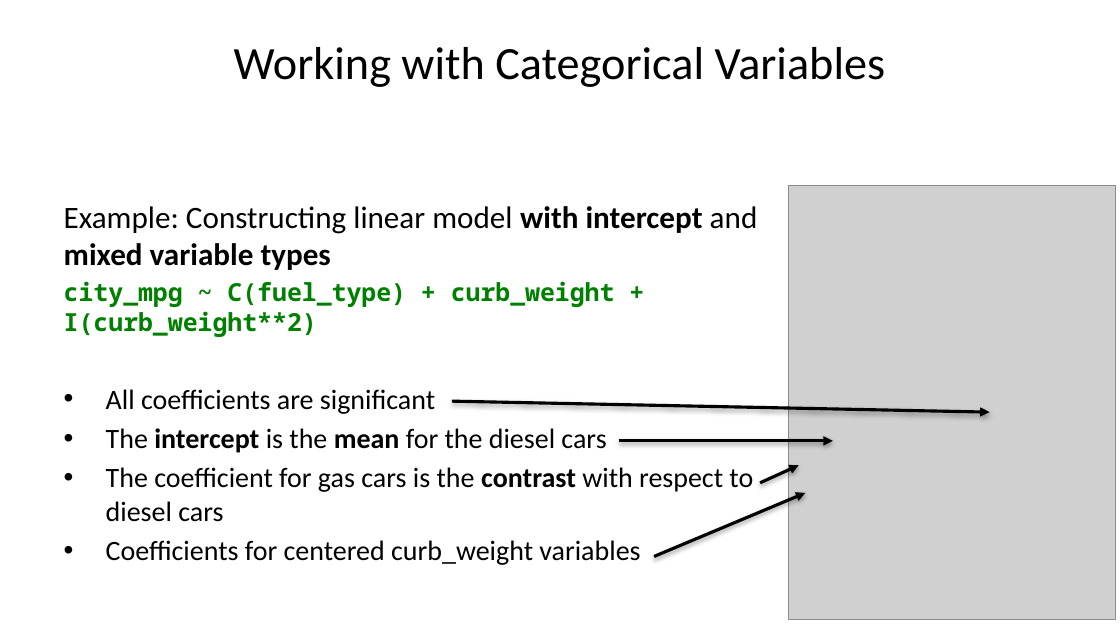
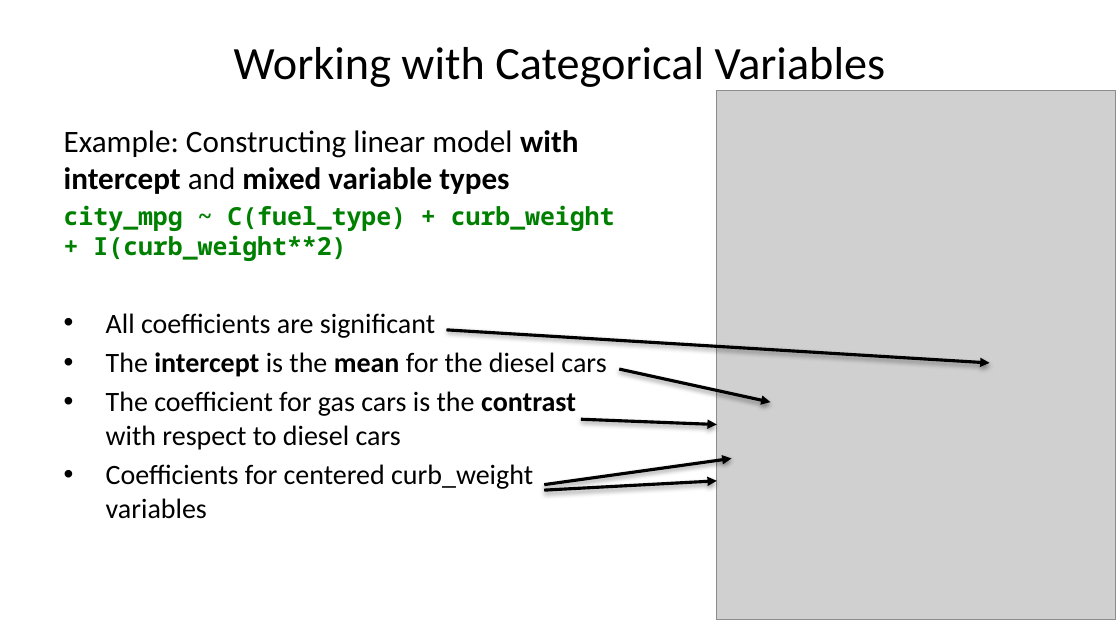
Before and after one commit to StephenElston/CSCI-E-83, a slide deck: slide 14 of LectureSlides/09_GeneralizingTheLinearModel.pptx (slide 12 before the commit). Drawn at 1120x630 pixels with LibreOffice and Linux fonts; fonts in the diff are those of the drawing; grey boxes stand for pictures. Boxes give left, top, right and bottom in pixels: in the first picture for what was removed or moved away, otherwise in the second. Text is boxed around its words. In the diff, an @@ line names an element or a change of style, - is before the commit and + after.

```diff
--- a/LectureSlides/09_GeneralizingTheLinearModel.pptx
+++ b/LectureSlides/09_GeneralizingTheLinearModel.pptx
@@ text "Example: Constructing linear model with ..." rewrapped from <box>64,206,758,565</box> to <box>64,130,615,519</box> @@
@@ picture: place and size @@
-picture at <box>788,186,1116,619</box>
+picture at <box>717,91,1116,619</box>
@@ arrow moved from (452, 401) - (990, 412) to (447, 330) - (990, 363) @@
@@ arrow moved from (619, 441) - (833, 441) to (619, 370) - (771, 402) @@
@@ arrow moved from (760, 483) - (799, 465) to (581, 419) - (717, 424) @@
@@ arrow moved from (654, 557) - (805, 493) to (544, 485) - (731, 458) @@
@@ arrow added from (544, 491) to (717, 480), #000000 2 pt @@
```
Also in this commit, not shown: 13 other slides changed, 5 slides added, 2 slides removed.
